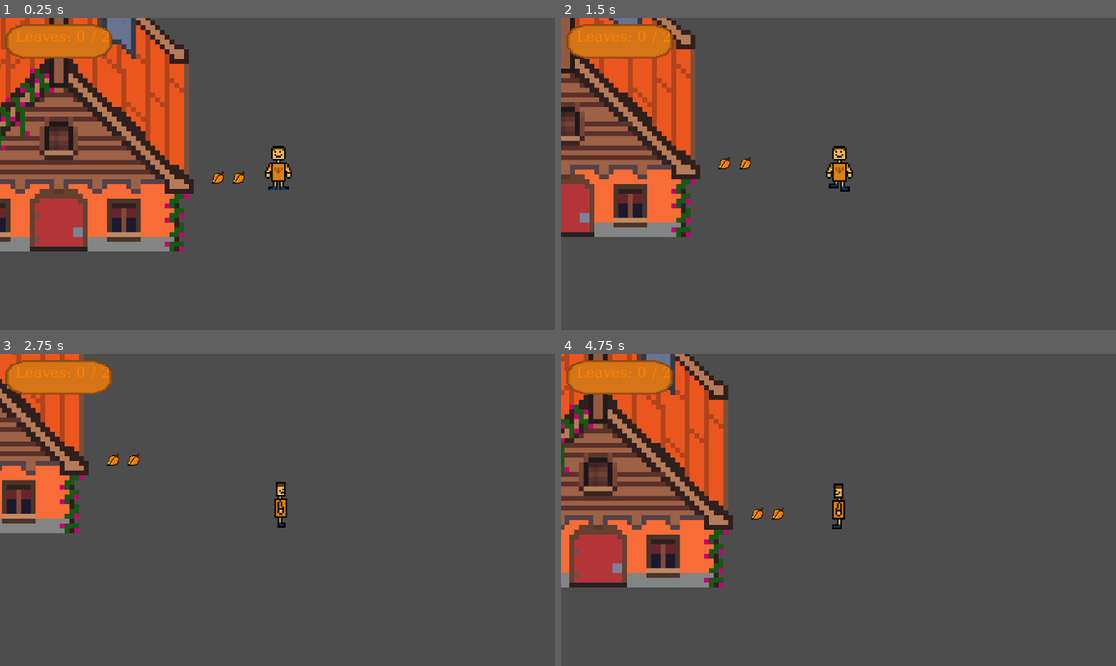
Above: before the commit, frames 1-4 (two rows, left to right).
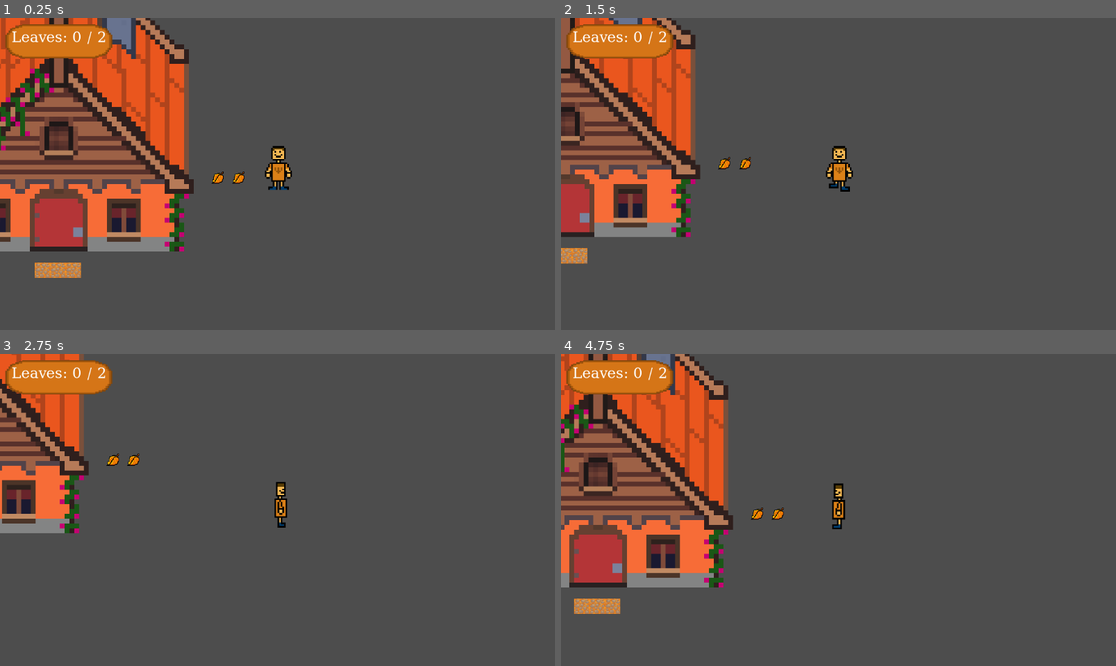
Above: after the commit, the same moments.

Repository: ILikeSloths24/cozyfalljamalittleleafy
Game: Godot game, scene res://scenes/game.tscn
Same seed, same stepped clock (60 frames per second), same inputs: the game is played once before the commit and once after it.
Inputs:
- Up to frame 1 (0.25 s): no input
- Up to frame 2 (1.5 s): tap Enter at 0.5 s; hold D (move_right) 0.53-1.28 s; tap E (interact) at 0.6, 1.35 s; hold S (move_down) from 1.28 s (still down)
- Up to frame 3 (2.75 s): release S (move_down) at 2.03 s; hold D (move_right) from 2.03 s (still down); tap E (interact) at 2.1 s
- Up to frame 4 (4.75 s): release D (move_right) at 2.78 s; hold W (move_up) 2.78-3.53 s; tap E (interact) at 2.85, 3.6, 4.35 s; hold A (move_left) from 3.53 s (still down)

The runs differ from the first frame. In frame 1, 0.7% of the frame differs, in the area x 2-20%, y 4-84%; in frame 2, 0.5%; in frame 3, 0.3%; in frame 4, 0.7%.

Commit message:
Colour Change

Diff:
--- a/a-little-leafy/scenes/game.tscn
+++ b/a-little-leafy/scenes/game.tscn
@@ -7,6 +7,7 @@
 [ext_resource type="Texture2D" uid="uid://duvfmjadqsnnq" path="res://assests/Art/LEAF.png" id="4_iywne"]
 [ext_resource type="Texture2D" uid="uid://lyf5yycwj5gy" path="res://assests/Art/Text background.png" id="5_iywne"]
 [ext_resource type="PackedScene" uid="uid://bir1waxhslabh" path="res://scenes/house.tscn" id="7_u5sy4"]
+[ext_resource type="Texture2D" uid="uid://b3ksd0alxc3nl" path="res://assests/Art/Path Cleaner Connections.png" id="8_gee14"]
 
 [sub_resource type="RectangleShape2D" id="RectangleShape2D_lbhrr"]
 size = Vector2(58, 17)
@@ -220,6 +221,17 @@
 
 [sub_resource type="StyleBoxFlat" id="StyleBoxFlat_p57ef"]
 
+[sub_resource type="TileSetAtlasSource" id="TileSetAtlasSource_0tnpc"]
+texture = ExtResource("8_gee14")
+texture_region_size = Vector2i(32, 32)
+0:0/0 = 0
+1:0/0 = 0
+0:1/0 = 0
+1:1/0 = 0
+
+[sub_resource type="TileSet" id="TileSet_vtaks"]
+sources/0 = SubResource("TileSetAtlasSource_0tnpc")
+
 [node name="Node2D" type="Node2D" unique_id=2082649133]
 script = ExtResource("1_p57ef")
 
@@ -265,11 +277,12 @@
 
 [node name="LeafCounter" type="Label" parent="CanvasLayer/CounterBox" unique_id=1572110916]
 layout_mode = 0
-offset_left = 21.0
-offset_top = 12.0
-offset_right = 223.0
-offset_bottom = 62.0
-theme_override_colors/font_color = Color(1, 0.50980395, 0, 1)
+offset_left = 13.0
+offset_top = 13.0
+offset_right = 215.0
+offset_bottom = 63.0
+theme_override_colors/font_color = Color(1, 1, 1, 1)
+theme_override_colors/font_shadow_color = Color(0.8057534, 0.6938471, 0.5707684, 0)
 theme_override_fonts/font = SubResource("FontFile_lbhrr")
 theme_override_font_sizes/font_size = 30
 theme_override_styles/focus = SubResource("StyleBoxFlat_p57ef")
@@ -287,5 +300,12 @@
 position = Vector2(-81, 10)
 shape = SubResource("CircleShape2D_p57ef")
 
+[node name="TileMap" type="TileMap" parent="." unique_id=820188089]
+format = 2
+
+[node name="TileMapLayer" type="TileMapLayer" parent="TileMap" unique_id=1692425569]
+tile_map_data = PackedByteArray(0, 0, 227, 255, 12, 0, 0, 0, 0, 0, 0, 0, 0, 0, 225, 255, 12, 0, 0, 0, 0, 0, 0, 0, 0, 0, 229, 255, 12, 0, 0, 0, 0, 0, 0, 0, 0, 0)
+tile_set = SubResource("TileSet_vtaks")
+
 [connection signal="body_entered" from="Leaf" to="Leaf" method="_on_body_entered"]
 [connection signal="body_entered" from="Leaf2" to="Leaf2" method="_on_body_entered"]
